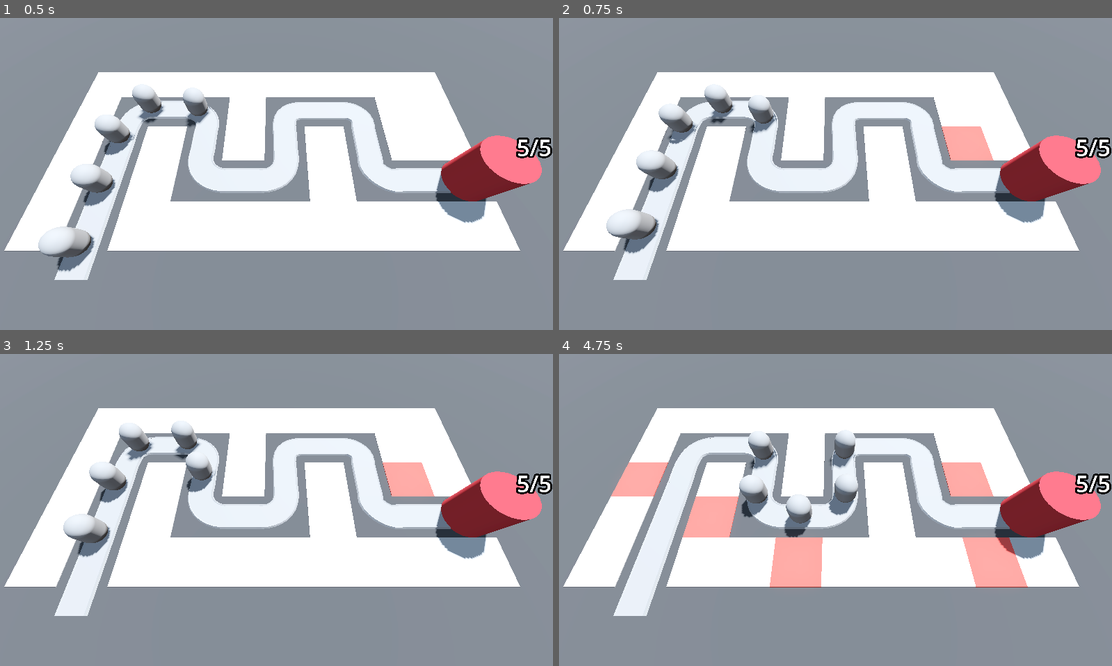
Above: before the commit, frames 1-4 (two rows, left to right).
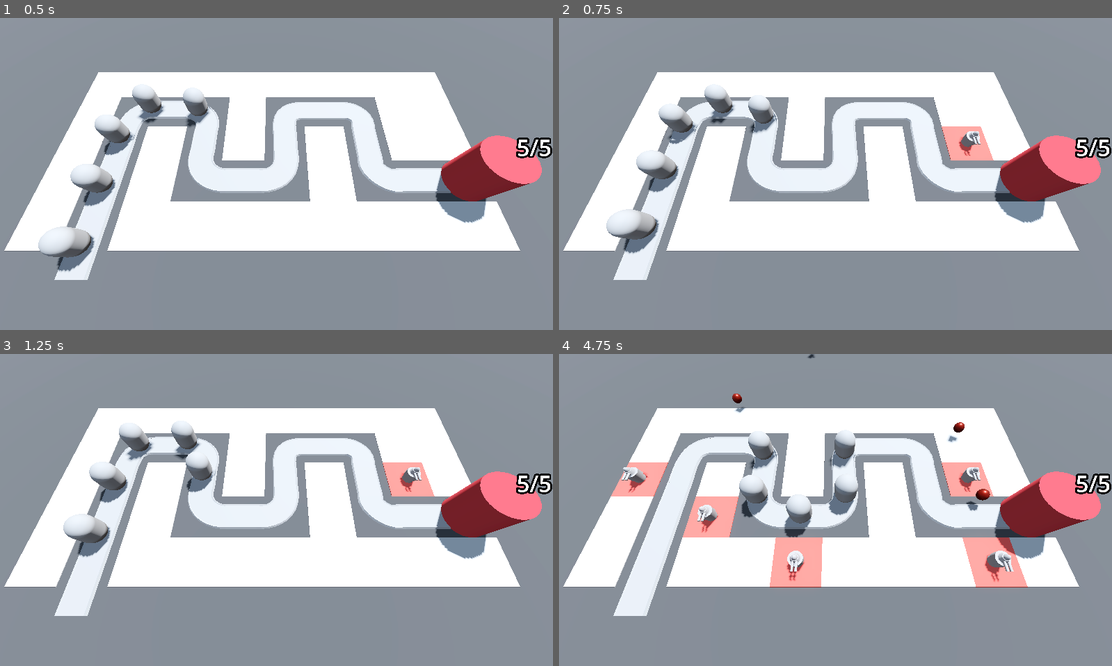
Above: after the commit, the same moments.

Repository: prokosim/barbar-blast
Game: Godot game, scene res://BaseLevel.tscn
The game is run twice, just before and just after one commit, with the same random seed, the same clock (stepped at 60 frames per second) and the same inputs.
Inputs (mouse positions are in pixels of both pictures, inside the frame that each line leads up to):
- Up to frame 1 (0.5 s): no input
- Up to frame 2 (0.75 s): move the mouse to (957, 158) at 0.52 s; press the mouse at (957, 158) at 0.53 s
- Up to frame 3 (1.25 s): no input
- Up to frame 4 (4.75 s): move the mouse to (724, 525) at 1.27 s; release the mouse at (724, 525) at 1.28 s; click (724, 525) at 1.35 s; move the mouse to (890, 441) at 2.02 s; press the mouse at (890, 441) at 2.03 s; move the mouse to (807, 572) at 2.77 s; release the mouse at (807, 572) at 2.78 s; click (807, 572) at 2.85 s; move the mouse to (1001, 556) at 3.52 s; press the mouse at (1001, 556) at 3.53 s; move the mouse to (669, 463) at 4.27 s; release the mouse at (669, 463) at 4.28 s; click (669, 463) at 4.35 s

Frame 1 is identical in both runs. In frame 2, 0.2% of the frame differs, in the area x 72-77%, y 36-45%; in frame 3, 0.2%; in frame 4, 1.4%, in the area x 11-83%, y 0-74%.
Error before the commit: Invalid call to function 'build_turret' in base 'Node3D (turret_manager.gd)'. Expected 2 arguments. (res://RayPickerCamera/ray_picker_camera.gd:26)

Commit message:
like this - instances can have their properties set up after they're created

Diff:
--- a/turret_manager.gd
+++ b/turret_manager.gd
@@ -3,8 +3,8 @@
 @export var turret: PackedScene
 @export var enemy_path: Path3D
 
-func build_turret(turret_position, enemy_path: Path3D) -> void:
-	var enemy_path_ref = enemy_path
+func build_turret(turret_position) -> void:
 	var new_turret = turret.instantiate()
 	add_child(new_turret)
 	new_turret.global_position = turret_position
+	new_turret.enemy_path = enemy_path
